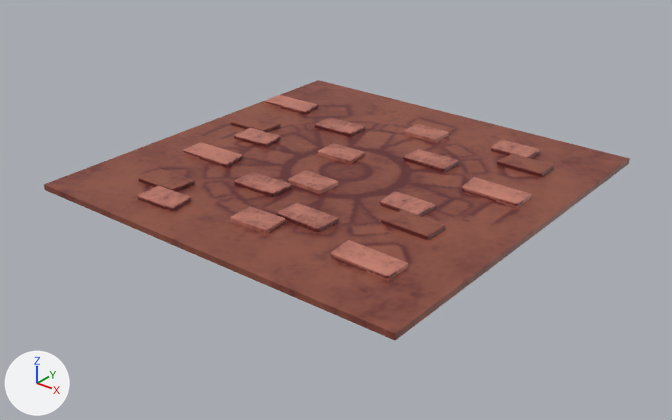
A saved change to the FBX model Project/Assets/Environment/Models/Environment_Ground.fbx.
One viewpoint serves both versions: a camera (50 mm lens) standing at (41.2, -52.7, 29.2) and looking at (0.2, -1.5, -2.5). The lights are fixed; the arrows at lower left show +X, +Y and +Z. Where no turn or scale is listed for an object, it has been applied to the vertices.

In view in the first picture: 'Ground'.
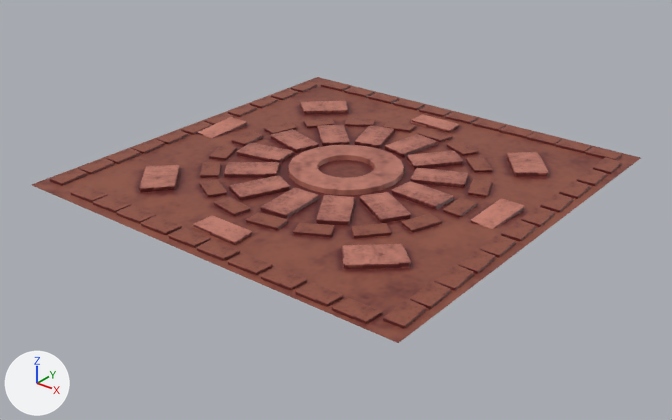
Edits to the bpy script that builds the scene:
```text
Change me_mesh:
    remove me_mesh.from_pydata(...)  # 408 vertices, 345 faces; spans x -16.3..16.3, y -16.3..16.3, z -0.2..0.5
    add me_mesh.from_pydata(...)  # 1724 vertices, 1455 faces; spans x -17.0..17.0, y -17.0..17.0, z -0.2..0.7
    me_mesh part 1: the loose piece of 20 vertices spanning x 6.4..10.1, y 10.7..12.9, z -0.1..0.5 is turned -51.3 degrees about the z axis through its middle and scaled by 1.17, then moved by (2.3, -2.1, 0.0)
    me_mesh part 2: the loose piece of 20 vertices spanning x 2.2..6.2, y 4.5..6.8, z -0.1..0.5 is turned 136.1 degrees about the z axis through its middle and scaled by 0.651, then moved by (3.5, 1.6, 0.0)
    me_mesh part 3: the loose piece of 20 vertices spanning x 8.5..12.5, y 8.4..10.6, z -0.1..0.5 is turned 53.1 degrees about the z axis through its middle and scaled by 1.06, then moved by (-6.2, -3.7, 0.0)
    me_mesh part 4: the loose piece of 20 vertices spanning x 8.7..13.7, y 2.5..4.7, z -0.1..0.5 is multiplied about its middle by the matrix ((-0.04, 0.833, 0.039), (-0.831, -0.037, -0.069), (-0.068, -0.043, 0.831)), then moved by (2.0, -3.1, 0.0)
    me_mesh part 5: the loose piece of 20 vertices spanning x -8.2..-4.2, y 5.8..8.1, z -0.1..0.5 is turned -101.8 degrees about the z axis through its middle and scaled by 1.04, then moved by (7.3, 0.3, 0.0)
    me_mesh part 6: the loose piece of 20 vertices spanning x -5.1..-1.2, y -7.3..-5.0, z -0.1..0.5 is turned -74.1 degrees about the z axis through its middle and scaled by 1.04, then moved by (0.8, 13.1, 0.0)
    me_mesh part 7: the loose piece of 20 vertices spanning x -14.3..-10.3, y 1.7..4.0, z -0.1..0.5 is turned -46 degrees about the z axis through its middle and scaled by 1.06, then moved by (7.0, 2.2, 0.0)
    me_mesh part 8: the loose piece of 20 vertices spanning x -11.3..-7.3, y -11.4..-9.1, z -0.1..0.5 is turned 9.3 degrees about the z axis through its middle and scaled by 1.06, then moved by (2.2, 8.8, 0.0)
    me_mesh part 9: the loose piece of 20 vertices spanning x 1.1..5.1, y -9.5..-7.2, z -0.1..0.5 is turned -139.9 degrees about the z axis through its middle and scaled by 1.04, then moved by (-8.7, 3.7, 0.0)
    me_mesh part 10: the loose piece of 20 vertices spanning x -1.2..2.2, y 9.3..11.5, z -0.1..0.5 is scaled about its middle by (-1.24, -0.836, 0.835), then moved by (-0.6, 2.5, 0.0)
    me_mesh part 11: the loose piece of 20 vertices spanning x -12.7..-7.7, y -5.5..-3.2, z -0.1..0.5 is multiplied about its middle by the matrix ((0.071, -0.831, 0.039), (0.829, 0.068, -0.069), (0.066, 0.045, 0.831)), then moved by (-3.7, 4.8, 0.0)
    me_mesh part 12: the loose piece of 20 vertices spanning x -2.2..1.2, y -4.6..-2.3, z -0.1..0.5 is turned 44.1 degrees about the z axis through its middle and scaled by 1.23, then moved by (-9.8, 13.4, 0.0)
    me_mesh part 13: the loose piece of 20 vertices spanning x -8.8..-5.1, y -13.6..-11.3, z -0.1..0.5 is turned -49.9 degrees about the z axis through its middle and scaled by 1.17, then moved by (-3.0, 2.1, 0.0)
    me_mesh part 14: the loose piece of 20 vertices spanning x -1.0..2.5, y -12.0..-9.6, z -0.1..0.5 is turned 40.1 degrees about the z axis through its middle and scaled by 1.23, then moved by (9.5, 0.8, 0.0)
    me_mesh part 15: the loose piece of 20 vertices spanning x 5.5..9.2, y -3.4..-1.2, z -0.1..0.5 is scaled about its middle by (-1.15, -0.835, 0.835), then moved by (-7.5, -11.1, 0.0)
    me_mesh part 16: the loose piece of 8 vertices spanning x -16.3..16.3, y -16.3..16.3, z -0.2..0.2 is rebuilt with 4 vertices and now spans x -17.0..17.0, y -17.0..17.0, z 0.2
    me_mesh part 17: the loose piece of 20 vertices spanning x 7.6..12.5, y -11.7..-9.4, z -0.1..0.5 is deleted
    me_mesh part 18: 79 vertices removed from x -15.7..11.5, y -5.8..10.0, z -0.1..0.5; 1419 vertices added at x -16.5..16.4, y -16.6..16.4, z -0.1..0.7
```

Where the change shows, as pixel boxes [x1, y1, x2, y2] in the pictures (672 x 420 px; the box of a moved part takes in the faces that stretch with it):
'Ground', reshaped: before [44, 80, 630, 340]; after [32, 77, 641, 343]
part 1 of me_mesh, moved or reshaped: before [491, 140, 540, 159]; after [507, 152, 549, 177]
part 2 of me_mesh, moved or reshaped: before [403, 149, 459, 172]; after [466, 157, 493, 173]
part 3 of me_mesh, moved or reshaped: before [497, 154, 554, 177]; after [407, 151, 464, 169]
part 4 of me_mesh, moved or reshaped: before [462, 177, 532, 207]; after [471, 198, 524, 229]
part 5 of me_mesh, moved or reshaped: before [315, 117, 365, 137]; after [385, 134, 437, 157]
part 6 of me_mesh, moved or reshaped: before [234, 172, 292, 197]; after [354, 126, 394, 148]
part 7 of me_mesh, moved or reshaped: before [231, 115, 281, 132]; after [317, 125, 350, 146]
part 8 of me_mesh, moved or reshaped: before [138, 169, 195, 191]; after [237, 143, 294, 164]
part 9 of me_mesh, moved or reshaped: before [276, 203, 338, 233]; after [224, 162, 279, 178]
part 10 of me_mesh, moved or reshaped: before [404, 124, 449, 143]; after [411, 115, 459, 133]
part 11 of me_mesh, moved or reshaped: before [183, 142, 243, 167]; after [198, 117, 247, 138]
part 12 of me_mesh, moved or reshaped: before [288, 170, 338, 194]; after [300, 101, 348, 115]
part 13 of me_mesh, moved or reshaped: before [138, 186, 191, 212]; after [139, 165, 180, 193]
part 14 of me_mesh, moved or reshaped: before [231, 207, 285, 234]; after [341, 244, 411, 270]
part 15 of me_mesh, moved or reshaped: before [380, 191, 435, 217]; after [194, 216, 252, 245]
part 16 of me_mesh, rebuilt: before [44, 80, 630, 340]; after [32, 77, 641, 343]
part 17 of me_mesh, deleted (pink): before [331, 240, 408, 280]
part 18 of me_mesh, built on: before [234, 95, 445, 240]; after [50, 81, 622, 328]
